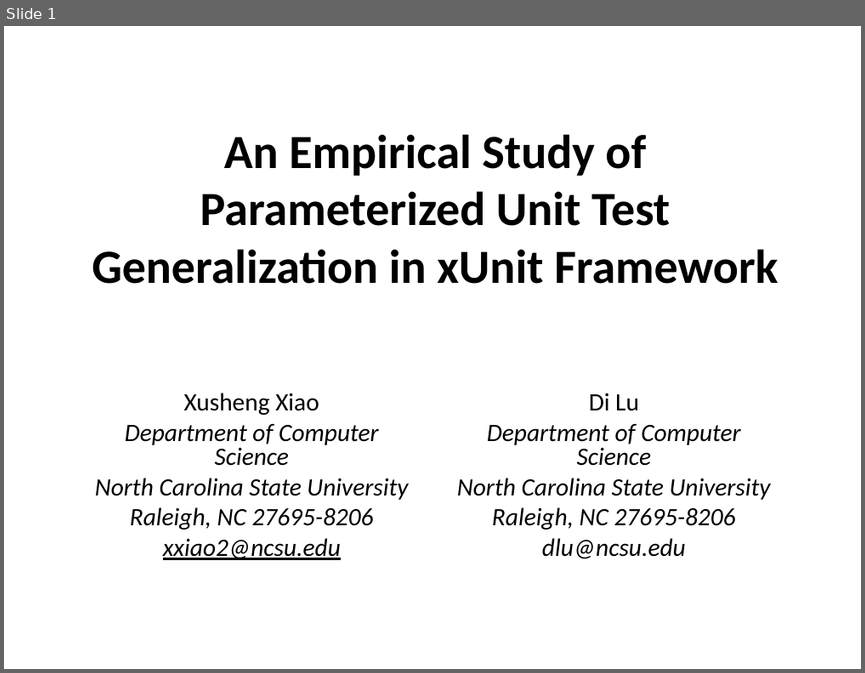
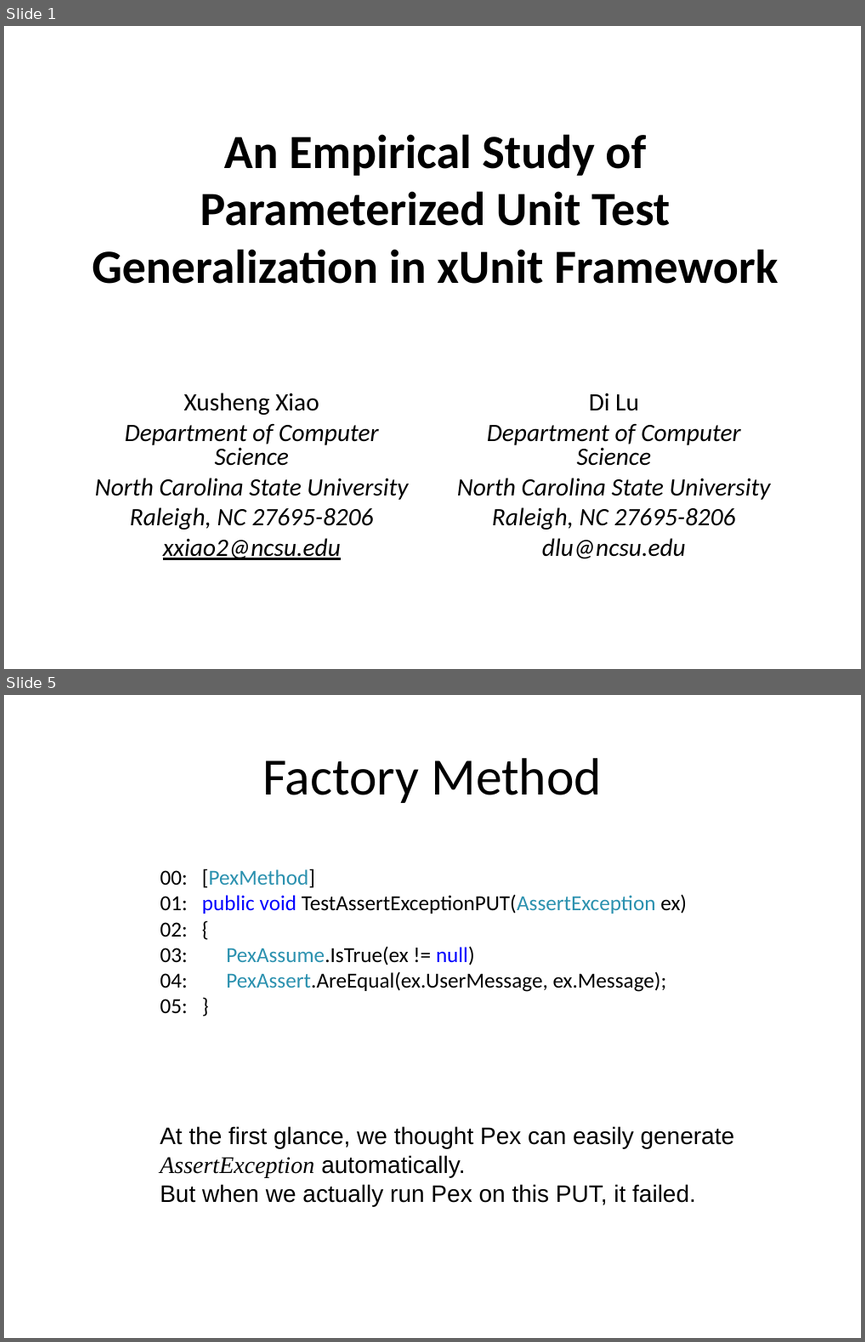
Before and after one commit to mentaman/cspat, a slide deck: xunit/report/Testing.ppt. Shown one above the other, each under a label of ours: slide 1 before the commit, slides 1 and 5 after it; the slides between them are not shown. The pictures are 865x673 and 865x1342 pixels, drawn with LibreOffice and Linux fonts; fonts in the diff are those of the drawing. Boxes give left, top, right and bottom in pixels: in the first picture for what was removed or moved away, otherwise in the second. Text is boxed around its words. In the diff, an @@ line names an element or a change of style, - is before the commit and + after.

```diff
--- a/xunit/report/Testing.ppt
+++ b/xunit/report/Testing.ppt
@@ slide 5 added at (4,695,861,1338), background #FFFFFF @@
@@ title added at (262,758,602,803), 44 pt, text #000000 @@
+Factory Method
@@ text added at (160,868,687,1013), 18 pt, text #000000 @@
+00: [PexMethod]
+01: public void TestAssertExceptionPUT(AssertException ex)
+02: {
+03: PexAssume.IsTrue(ex != null)
+04: PexAssert.AreEqual(ex.UserMessage, ex.Message);
+05: }
@@ text added at (160,1126,735,1206), 20 pt, text #000000 @@
+At the first glance, we thought Pex can easily generate
+AssertException automatically.
+But when we actually run Pex on this PUT, it failed.
```
Also in this commit, not shown: 5 slides changed, 4 other slides added, 3 slides removed.
